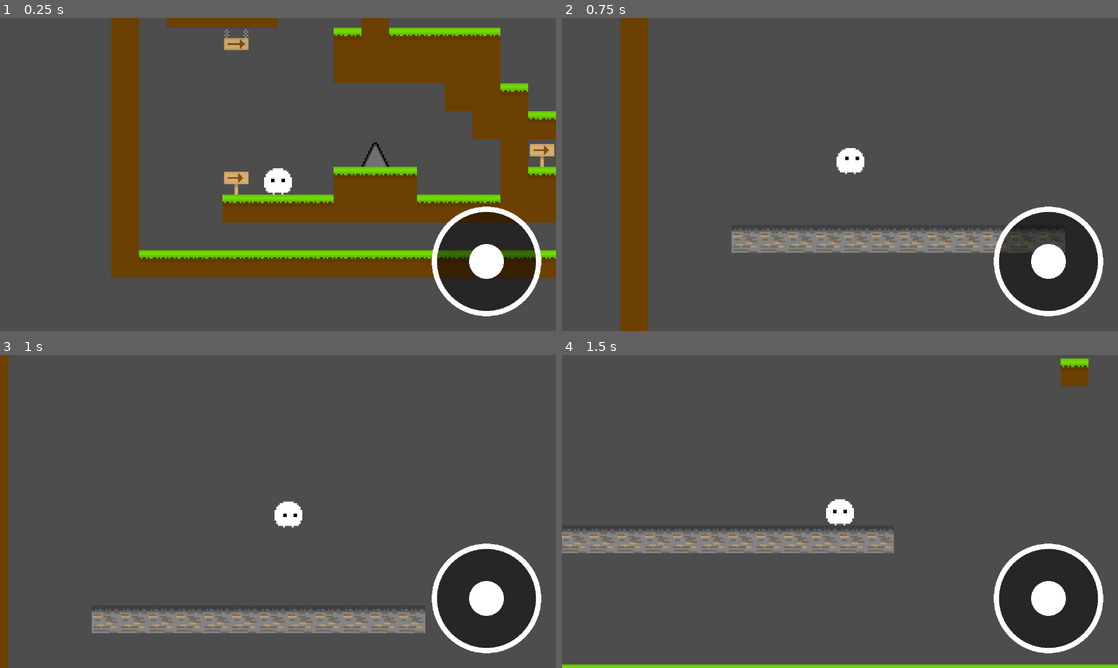
Above: before the commit, frames 1-4 (two rows, left to right).
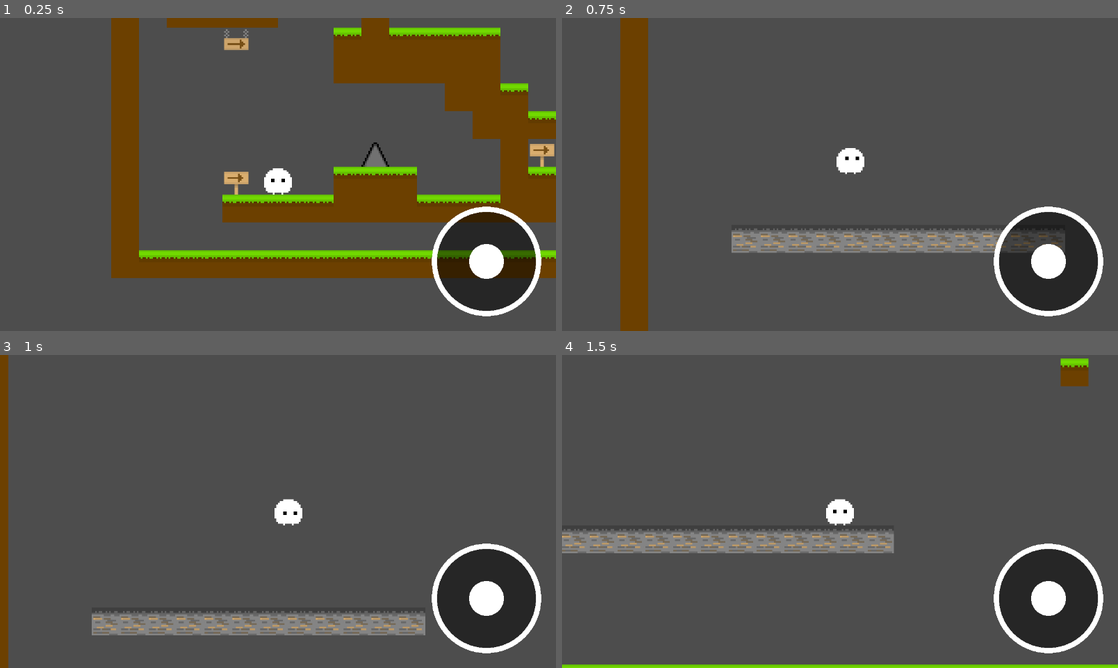
Above: after the commit, the same moments.

Repository: Shadow-Switch/Shadow-Switch
Game: Godot game, scene res://scenes/game.tscn
The game is run twice, just before and just after one commit, with the same random seed, the same clock (stepped at 60 frames per second) and the same inputs.
Inputs (mouse positions are in pixels of both pictures, inside the frame that each line leads up to):
- Up to frame 1 (0.25 s): no input
- Up to frame 2 (0.75 s): tap Enter (ui_accept) at 0.5 s; move the mouse to (962, 158) at 0.52 s; hold D (move_right) from 0.53 s (still down); tap X (switch_dimension) at 0.6 s; click (962, 158) at 0.67 s
- Up to frame 3 (1 s): keep holding D (move_right); tap W (jump) at 0.77 s
- Up to frame 4 (1.5 s): release D (move_right) at 1.25 s; drag from (728, 527) to (812, 574) at 1.27 s

Frames 1-2 are identical in both runs. In frame 3, 3.0% of the frame differs, in the area x 16-77%, y 46-90%; in frame 4, nothing differs.

Commit message:
가시 버그 수정
숨겨도 물리가 남아있는 버그 수정!!

Diff:
--- a/scripts/game.gd
+++ b/scripts/game.gd
@@ -12,20 +12,24 @@
 		$CanvasLayer/TouchScreenJoystick.visible = false
 
 func apply_dimension():
-	# 에러처리
 	if Global.current_level == null:
 		return
-	# 레이어 보이기 변경
+	var real = Global.current_level.RealLayer
+	var shadow = Global.current_level.ShadowLayer
 	if Global.dimension == 0:
-		Global.current_level.RealLayer.visible = true
-		Global.current_level.ShadowLayer.visible = false
-		Global.current_level.RealLayer.set_collision_enabled(true)
-		Global.current_level.ShadowLayer.set_collision_enabled(false)
+		real.visible = true
+		shadow.visible = false
+		real.set_collision_enabled(true)
+		shadow.set_collision_enabled(false)
+		real.get_node("Spike").set_collision_enabled(true)
+		shadow.get_node("Spike").set_collision_enabled(false)
 	else:
-		Global.current_level.RealLayer.visible = false
-		Global.current_level.ShadowLayer.visible = true
-		Global.current_level.RealLayer.set_collision_enabled(false)
-		Global.current_level.ShadowLayer.set_collision_enabled(true)
+		real.visible = false
+		shadow.visible = true
+		real.set_collision_enabled(false)
+		shadow.set_collision_enabled(true)
+		real.get_node("Spike").set_collision_enabled(false)
+		shadow.get_node("Spike").set_collision_enabled(true)
 
 func load_level(path):
 	# 레벨 씬 변경
